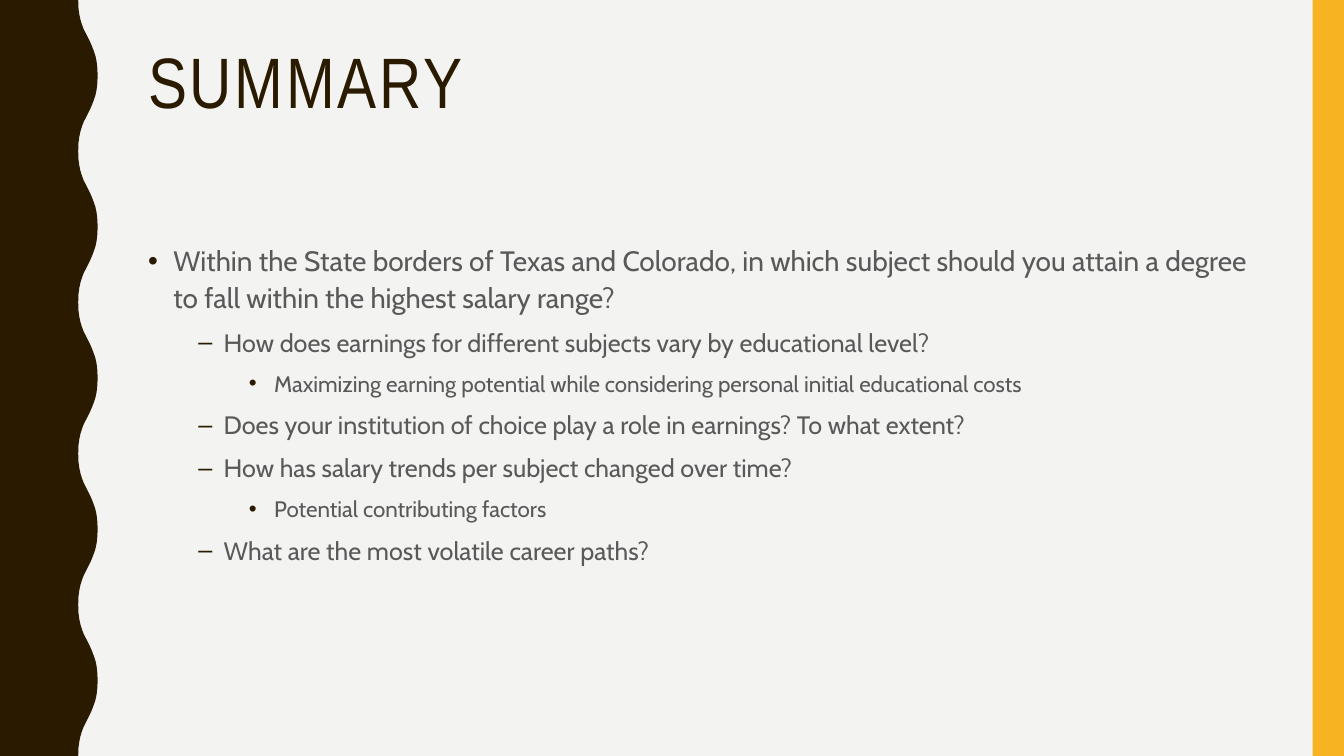
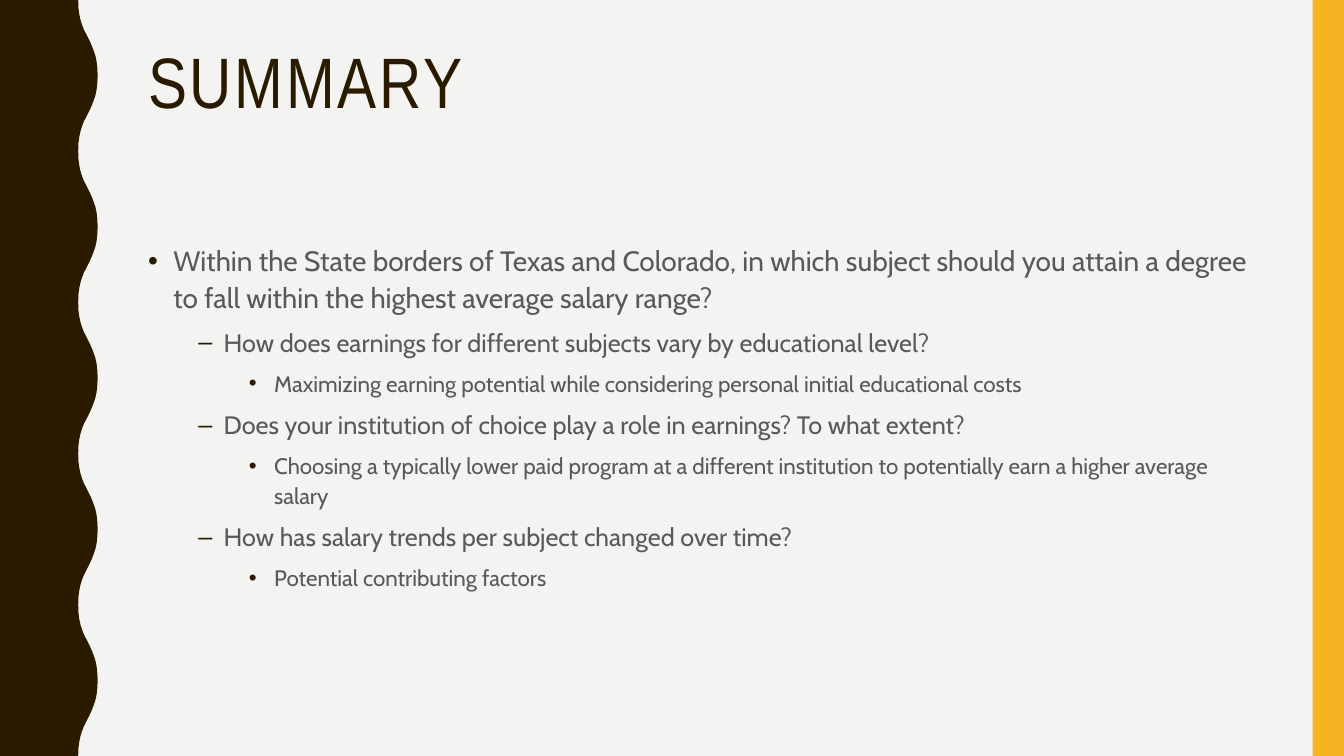
Before and after one commit to otrejo08/data_bootcamp_project1, a slide deck: slide 2 of data/Presentation1.pptx. Drawn at 1344x756 pixels with LibreOffice and Linux fonts; fonts in the diff are those of the drawing. Boxes give left, top, right and bottom in pixels: in the first picture for what was removed or moved away, otherwise in the second. Text is boxed around its words. In the diff, an @@ line names an element or a change of style, - is before the commit and + after.

```diff
--- a/data/Presentation1.pptx
+++ b/data/Presentation1.pptx
@@ text at (x1=173, y1=250, x2=1246, y2=315): text changed @@
-• Within the State borders of Texas and Colorado, in which subject should you attain a degree to fall within the highest salary range?
+• Within the State borders of Texas and Colorado, in which subject should you attain a degree to fall within the highest average salary range?
@@ text at (x1=274, y1=457, x2=1208, y2=510): paragraph added @@
+    • Choosing a typically lower paid program at a different institution to potentially earn a higher average salary
@@ text at (x1=224, y1=541, x2=649, y2=566): paragraph removed @@
-  – What are the most volatile career paths?
```
Also in this commit, not shown: 1 other slide changed, 3 slides added, 2 other files.
